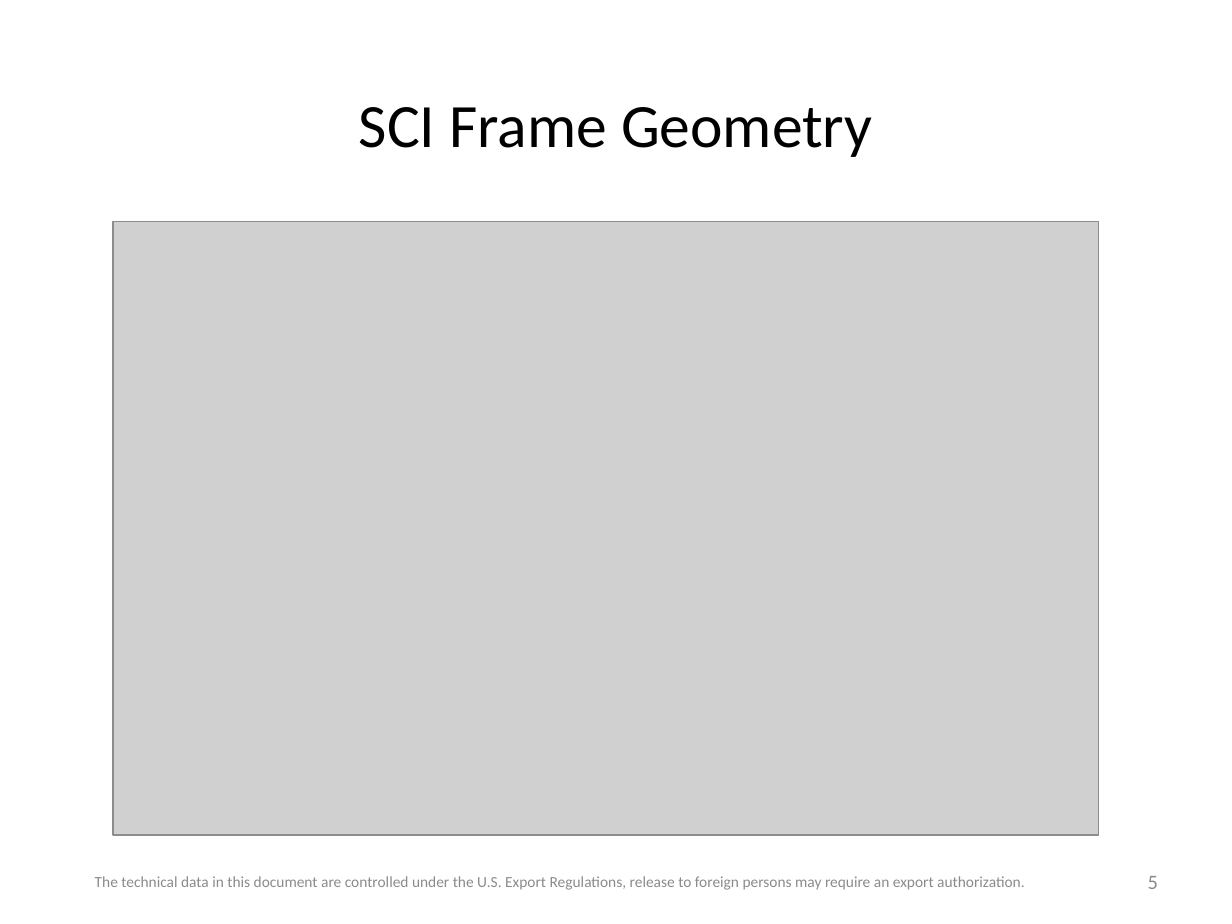
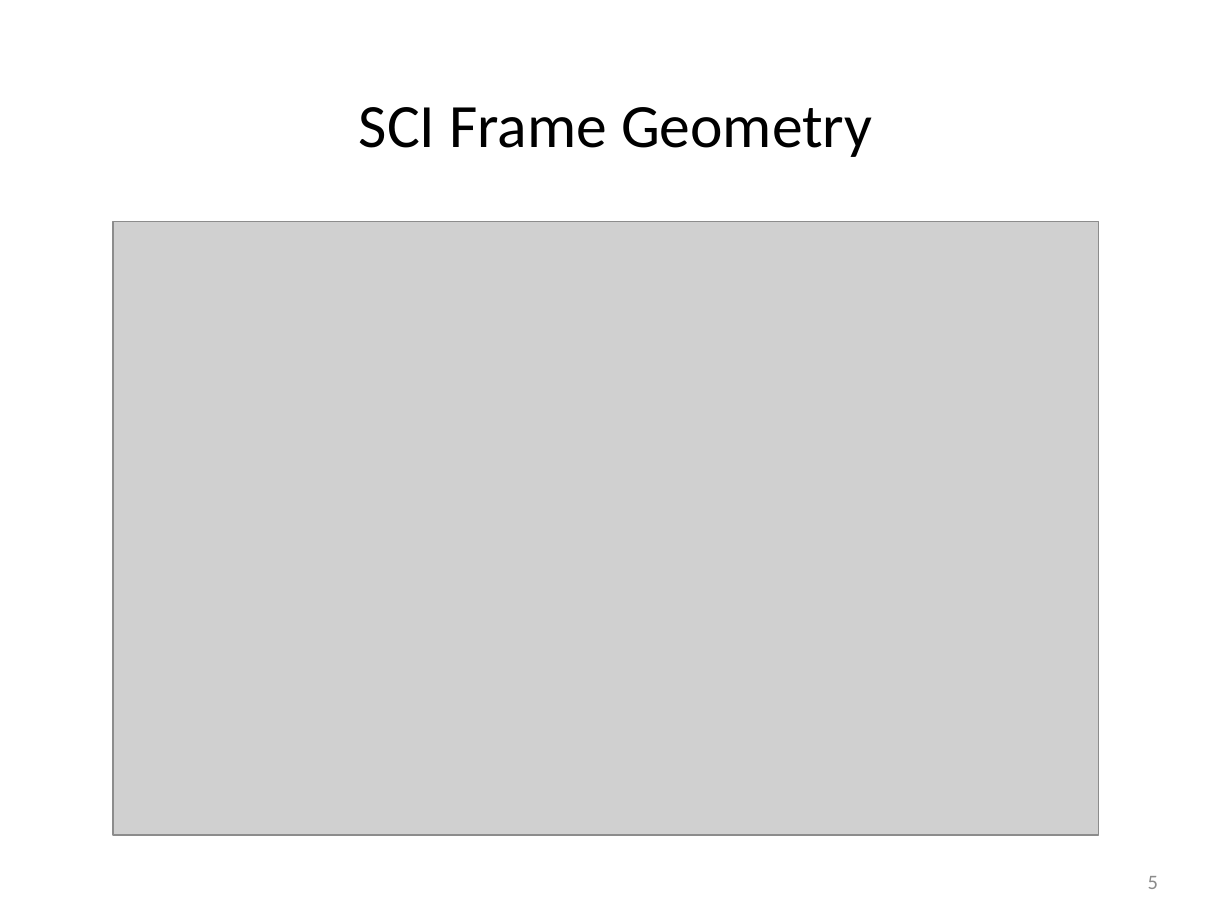
Before and after one commit to roman-corgi/emccd_detect, a slide deck: slide 5 of emccd_detect/docs/emccd_frame_geometry.pptx. Drawn at 1232x924 pixels with LibreOffice and Linux fonts; fonts in the diff are those of the drawing; grey boxes stand for pictures. Boxes give left, top, right and bottom in pixels: in the first picture for what was removed or moved away, otherwise in the second. Text is boxed around its words. In the diff, an @@ line names an element or a change of style, - is before the commit and + after.

```diff
--- a/emccd_detect/docs/emccd_frame_geometry.pptx
+++ b/emccd_detect/docs/emccd_frame_geometry.pptx
@@ text removed at (x1=95, y1=876, x2=1025, y2=890) @@
-The technical data in this document are controlled under the U.S. Export Regulations, release to foreign persons may require an export authorization.
```
Also in this commit, not shown: 4 other slides changed, 10 other files.
